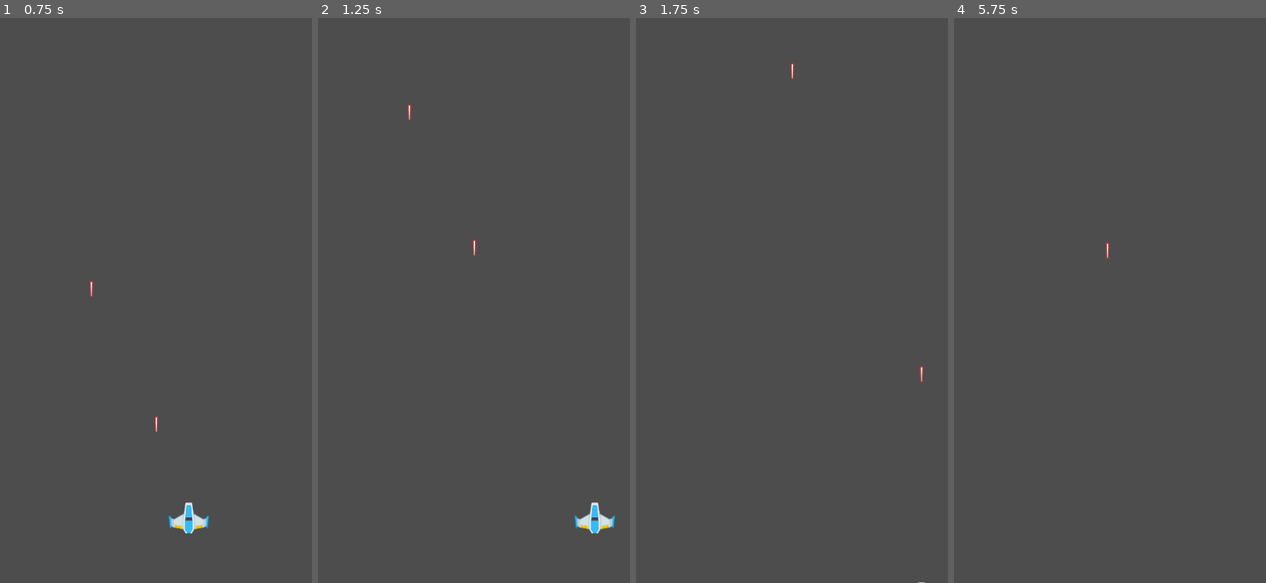
Above: before the commit, frames 1-4 (left to right).
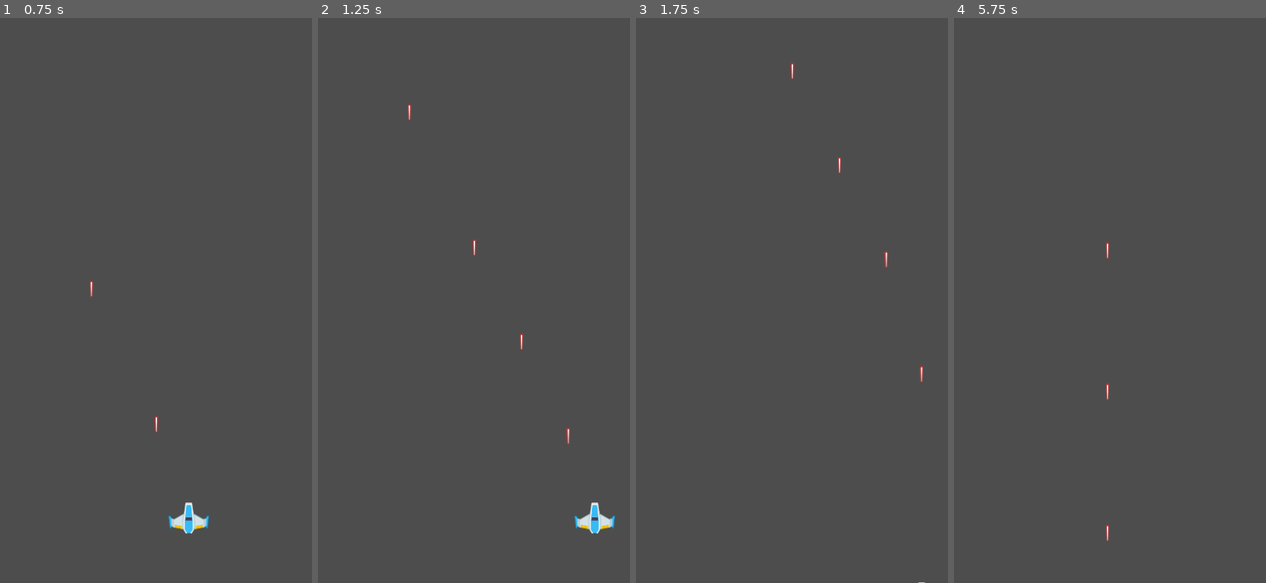
Above: after the commit, the same moments.

Repository: UnusualTitan711x/Stellar-Vortex
Game: Godot game, scene res://scenes/game.tscn
Same seed, same stepped clock (60 frames per second), same inputs: the game is played once before the commit and once after it.
Inputs:
- Up to frame 1 (0.75 s): tap Enter at 0.5 s; hold D (move_right) from 0.53 s (still down); hold Space (shoot) from 0.53 s (still down)
- Up to frame 2 (1.25 s): keep holding D (move_right); keep holding Space (shoot)
- Up to frame 3 (1.75 s): release D (move_right) at 1.28 s; release Space (shoot) at 1.28 s; hold S (move_down) from 1.28 s (still down); tap Space (shoot) at 1.35 s
- Up to frame 4 (5.75 s): release S (move_down) at 2.03 s; hold D (move_right) 2.03-2.78 s; hold Space (shoot) 2.03-2.78 s; hold W (move_up) 2.78-3.53 s; tap Space (shoot) at 2.85, 4.35 s; hold Space (shoot) 3.53-4.28 s; hold A (move_left) 3.53-5.03 s; hold S (move_down) from 5.03 s (still down); hold Space (shoot) from 5.03 s (still down)

Frame 1 is identical in both runs. In frame 2, less than 0.1% of the frame differs, in the area x 64-81%, y 55-76%; in frame 3, less than 0.1%; in frame 4, less than 0.1%, in the area x 48-50%, y 64-93%.

Commit message:
made shooting automatic

Diff:
--- a/scripts/player.gd
+++ b/scripts/player.gd
@@ -1,6 +1,7 @@
 extends CharacterBody2D
 
 @export var speed = 300
+@export var fire_rate := 0.25
 
 # In a signal like laser_shot(a, b), a and b are like information you want passed with the seignal
 signal laser_shot(laser_scene, location)
@@ -9,9 +10,15 @@
 
 @onready var muzzle = $Muzzle
 
+var shoot_cooldown := false
+
 func _process(delta: float) -> void:
-	if Input.is_action_just_pressed("shoot"):
-		shoot()
+	if Input.is_action_pressed("shoot"):
+		if !shoot_cooldown:
+			shoot_cooldown = true
+			shoot()
+			await get_tree().create_timer(fire_rate).timeout
+			shoot_cooldown = false
 
 # _physics_process is used when dealing with physics calculations in Godot
 func _physics_process(delta: float) -> void:
